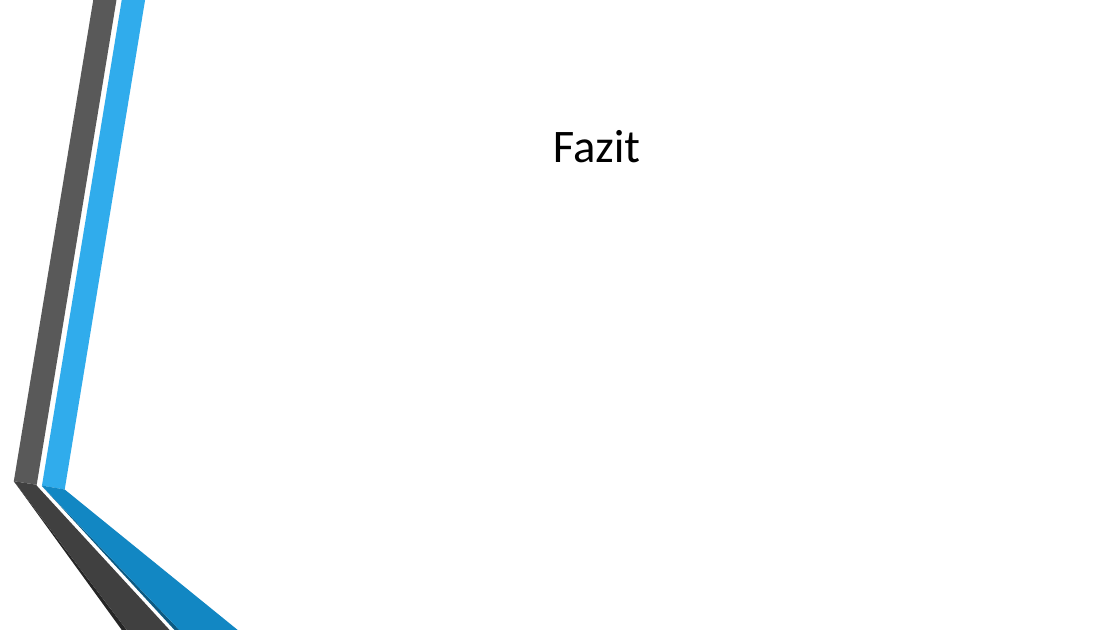
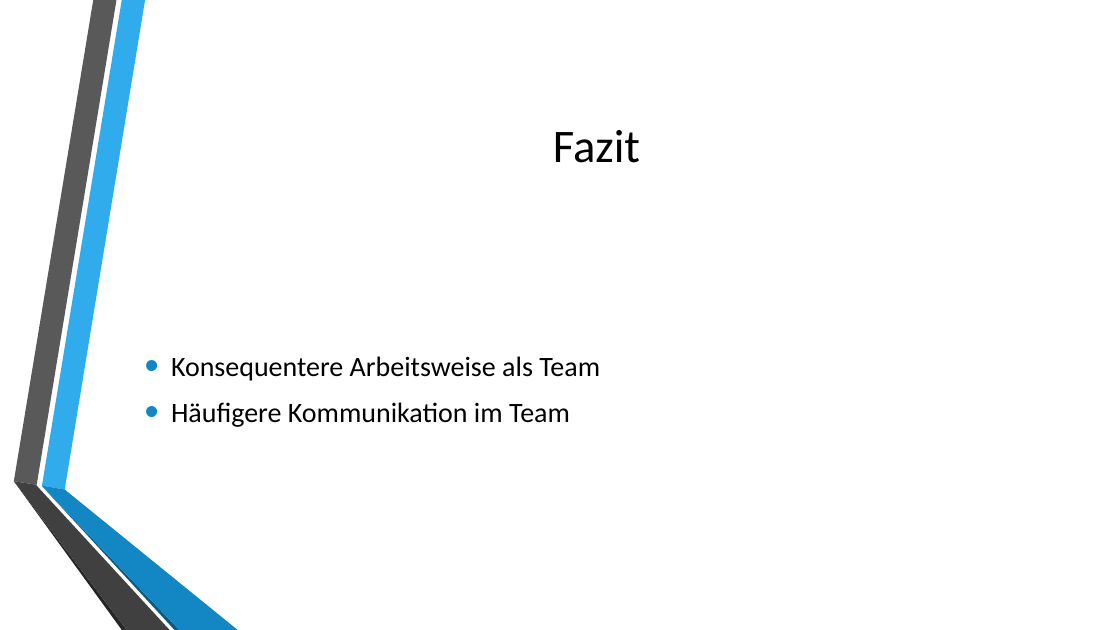
Before and after one commit to sascha202295/unityunit, a slide deck: slide 6 of Präsentation/Präsentation_UnityUnit.pptx. Drawn at 1120x630 pixels with LibreOffice and Linux fonts; fonts in the diff are those of the drawing; background and template pictures are left out. Boxes give left, top, right and bottom in pixels: in the first picture for what was removed or moved away, otherwise in the second. Text is boxed around its words. In the diff, an @@ line names an element or a change of style, - is before the commit and + after.

Commit message:
präsentation_update

```diff
--- a/Präsentation/Präsentation_UnityUnit.pptx
+++ b/Präsentation/Präsentation_UnityUnit.pptx
@@ text added at (x1=171, y1=356, x2=600, y2=427), 24 pt, text #000000 @@
+• Konsequentere Arbeitsweise als Team
+• Häufigere Kommunikation im Team
```
